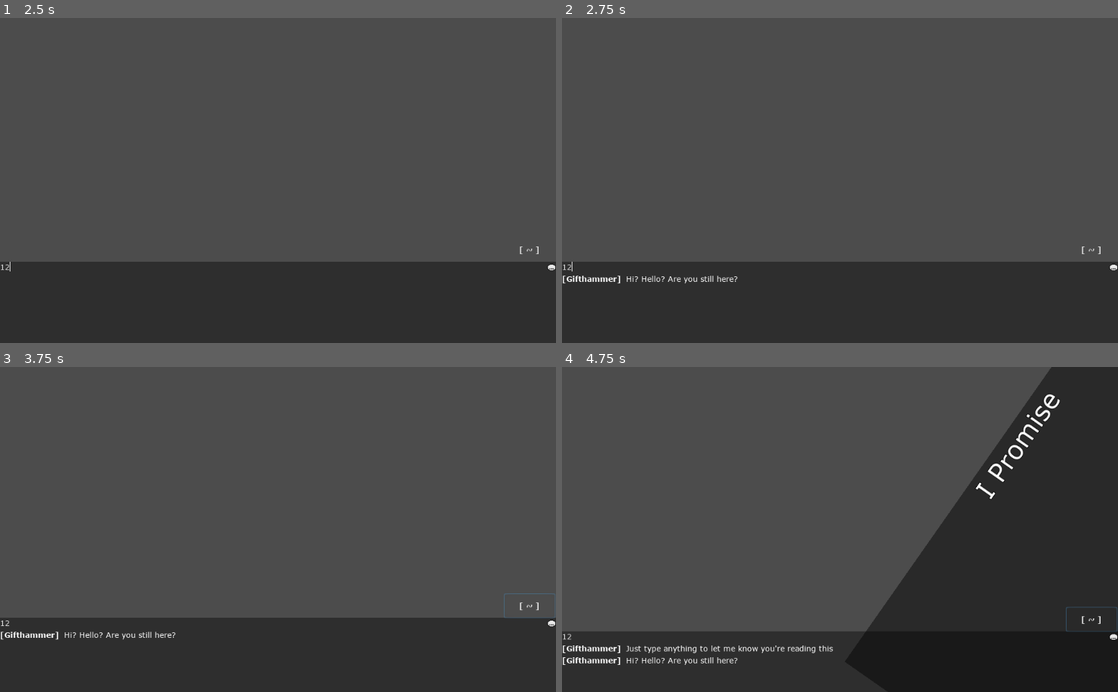
Above: before the commit, frames 1-4 (two rows, left to right).
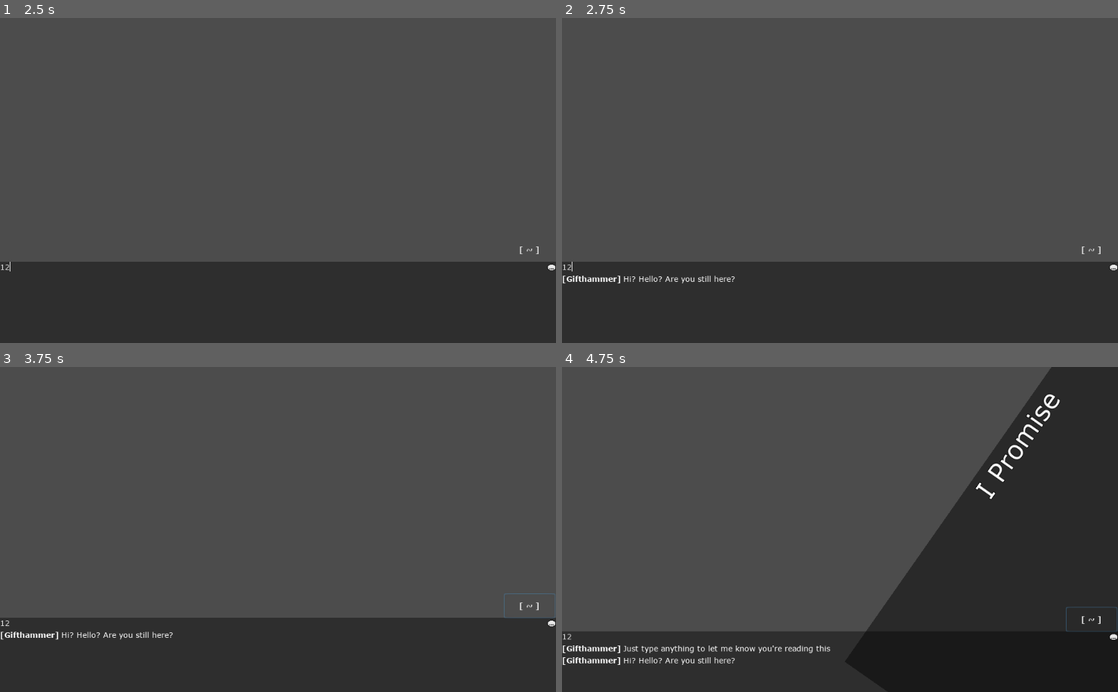
Above: after the commit, the same moments.

Repository: LanceMuch7/GWJ-31_I_Promise
Game: Godot game, scene res://src/Splash.tscn
Same seed, same stepped clock (60 frames per second), same inputs: the game is played once before the commit and once after it.
Inputs (mouse positions are in pixels of both pictures, inside the frame that each line leads up to):
- Up to frame 1 (2.5 s): tap Enter (ui_accept) at 0.5, 0.77 s; move the mouse to (400, 164) at 0.52 s; click (400, 164) at 0.67 s; click "[ ~ ]" at 1.25 s; click (278, 265) at 2.02 s; type "12" at 2.1 s
- Up to frame 2 (2.75 s): no input
- Up to frame 3 (3.75 s): click "[ ~ ]" at 2.75 s; click "[ ~ ]" at 3.5 s
- Up to frame 4 (4.75 s): tap Enter (ui_accept) at 4.25, 4.52 s; move the mouse to (728, 545) at 4.27 s; click (728, 545) at 4.42 s

Frame 1 is identical in both runs. In frame 2, 0.2% of the frame differs, in the area x 11-32%, y 79-82%; in frame 3, 0.2%; in frame 4, 0.6%, in the area x 11-49%, y 85-92%.

Commit message:
no time to explain

Diff:
--- a/src/Debugger.gd
+++ b/src/Debugger.gd
@@ -1,6 +1,20 @@
 extends Control
 
 const LINE = preload("res://src/DebugLine.tscn")
+
+enum TALKER {
+	Player,
+	GH,
+	Error,
+	Console
+}
+const prefixes = {
+	TALKER.Player: " > ",
+	TALKER.GH: "[Gifthammer]",
+	TALKER.Error: "ERROR!",
+	TALKER.Console: ""
+}
+
 var open = false
 var unread = false
 var responses = [
@@ -44,21 +58,21 @@
 		$bg/Rows/LineEdit.release_focus()
 
 
-func AddToHistory(txt:String, player=false):
+func AddToHistory(txt:String, talker=TALKER.GH):
 	var ln = LINE.instance()
 
 	ln.get_node("text").text = txt
+	ln.get_node("path").text = prefixes[talker]
 	history.add_child(ln)
 	history.move_child(ln, 0)
-	if player:
+
+	if talker == TALKER.Player:
 		$bg/Rows/LineEdit.text = ""
-	else:
-		ln.get_node("path").text = "[Gifthammer] "
 
 	if not open:
 		unread = true
 		$bg/Toggle.icon = GameState.Cursors[Enums.Cursor.Alert]
-	_setupNext(player)
+	_setupNext(talker)
 
 func CompleteAction():
 	_queueTimer()
@@ -67,31 +81,64 @@
 func _queueTimer():
 	$Timer.start()
 
-func _setupNext(isPlayer=false):
+func _setupNext(talker=TALKER.GH):
 	var step = GameState.Step
 
-	if isPlayer:
-		if step == 0:
-			GameState.SetStep(1)
-			_queueTimer()
-		elif step == 4 and RespIdx == 2:
-			RespIdx += 1
-			_queueTimer()
-	else:
-		if step == 0 and RespIdx < responses[step].size()-1:
-			RespIdx += 1
-			_queueTimer()
-		elif step == 1 and RespIdx < responses[step].size()-1:
-			RespIdx += 1
-			_queueTimer()
-		elif step == 2:
-			GameState.SetStep(3)
-		elif step == 4 and RespIdx == 0:
-			RespIdx += 1
-			_queueTimer()
-		elif step == 4 and RespIdx == 1:
-			RespIdx += 1
-			_onSubmitted(responses[GameState.Step][RespIdx])
+	match talker:
+		TALKER.Player:
+			if step == 0:
+				GameState.SetStep(1)
+				_queueTimer()
+			elif step == 4 and RespIdx == 2:
+				RespIdx += 1
+				_queueTimer()
+		TALKER.GH:
+			if step == 0 and RespIdx < responses[step].size()-1:
+				RespIdx += 1
+				_queueTimer()
+			elif step == 1 and RespIdx < responses[step].size()-1:
+				RespIdx += 1
+				_queueTimer()
+			elif step == 2:
+				GameState.SetStep(3)
+			elif step == 4 and RespIdx == 0:
+				RespIdx += 1
+				_queueTimer()
+			elif step == 4 and RespIdx == 1:
+				RespIdx += 1
+				_onSubmitted(responses[GameState.Step][RespIdx])
+		TALKER.Error:
+			if step == 9999:
+				GameState.SetStep(1)
+				_queueTimer()
+		TALKER.Console:
+			if step == 9999:
+				GameState.SetStep(1)
+				_queueTimer()
+
+# Execute the provided command if valid
+func _parseCmd(txt:String):
+	var args = txt.to_lower().split(" ", false)
+
+	match args[0]:
+		"help":
+			AddToHistory("""Valid commands:
+
+Help                             - Prints out this list of commands and descriptions.
+Give <actorId> <assetId> <int>   - Gives <int> copies of assetId to the specified actorId.
+SetQuestStep <int>               - Progresses the currently active quest to the step specified.
+ReloadScene                      - Reloads the current scene from fresh to fix some display bugs.
+""", TALKER.Console)
+		"give":
+			pass
+		"setqueststep":
+			var step
+
+			if args.size() > 1:
+				step = args[1].to_int()
+				GameState.SetStep(step)
+		"reloadscene":
+			get_tree().reload_current_scene()
 
 
 func _onToggled():
@@ -103,8 +150,10 @@
 		$bg/Rows/LineEdit.release_focus()
 		$AnimationPlayer.play("Hide")
 
-func _onSubmitted(new_text):
-	AddToHistory(new_text, true)
+func _onSubmitted(new_text, cmd=true):
+	AddToHistory(new_text, TALKER.Player)
+	if cmd:
+		_parseCmd(new_text)
 
 func _onTimeout():
 	AddToHistory(responses[GameState.Step][RespIdx])
--- a/src/TitleMenu.gd
+++ b/src/TitleMenu.gd
@@ -48,14 +48,11 @@
 	$Bg/VBox/Divide/About.hide()
 	$Bg/VBox/Divide/Market.hide()
 	$Bg/VBox/Divide/ExitConfirm.hide()
-	$Oregano.hide()
 
 func ShowPanel(panel):
 	var ena = panel.visible
 	HideAllPanels()
 	panel.visible = not ena
-	if panel == $Bg/VBox/Divide/About and true: #@TODO: replace true with step condition
-		$Oregano.visible = panel.visible
 
 
 func _getAngle():
@@ -73,6 +70,7 @@
 
 func _onAbout():
 	ShowPanel($Bg/VBox/Divide/About)
+	$Oregano.visible = true
 
 func _onStore():
 	ShowPanel($Bg/VBox/Divide/Market)
